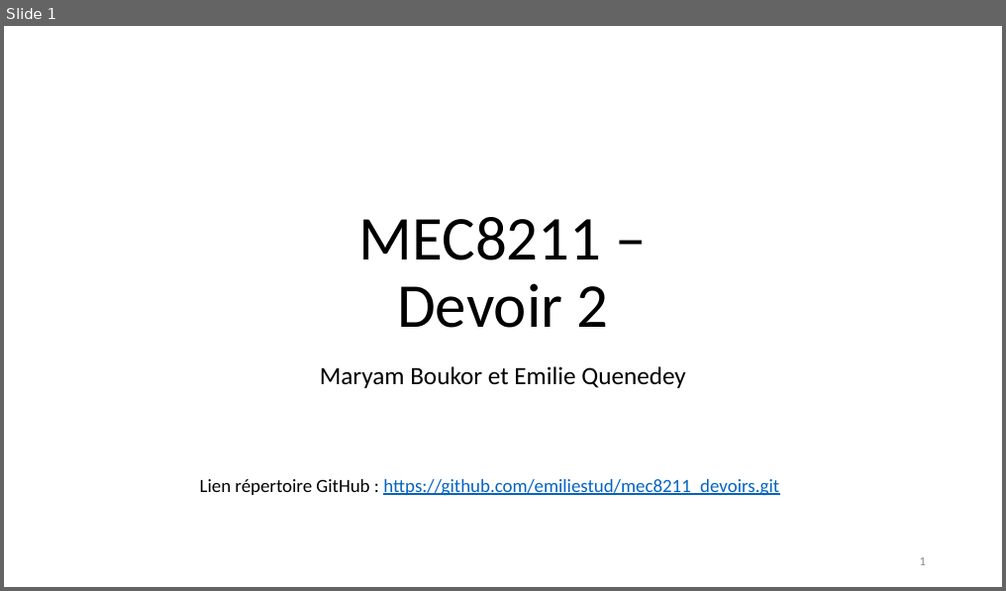
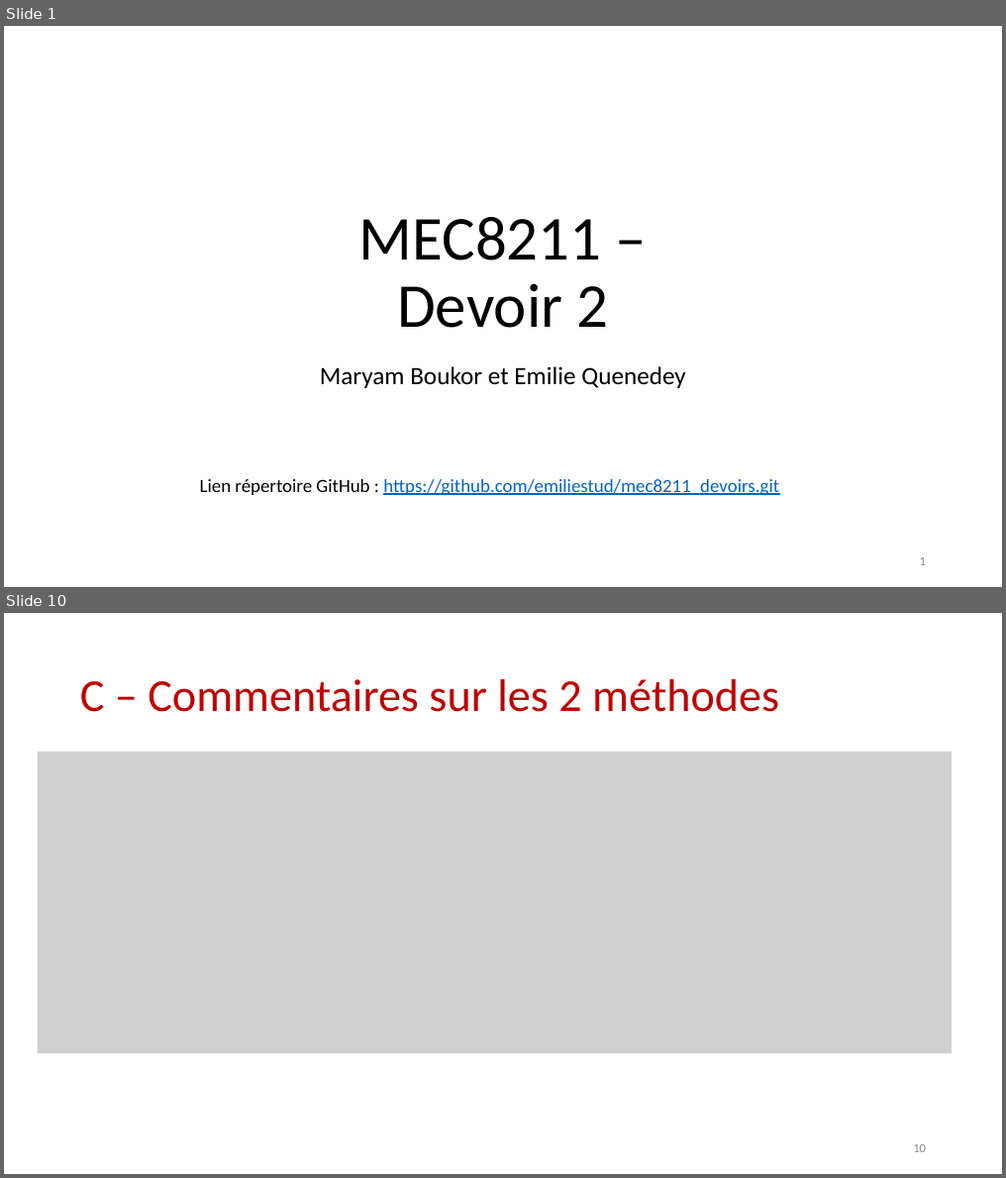
Before and after one commit to emiliestud/mec8211_devoirs, a slide deck: devoir2_presentation.pptx. Shown one above the other, each under a label of ours: slide 1 before the commit, slides 1 and 10 after it; the slides between them are not shown. The pictures are 1006x591 and 1006x1178 pixels, drawn with LibreOffice and Linux fonts; fonts in the diff are those of the drawing; grey boxes stand for pictures. Boxes give left, top, right and bottom in pixels: in the first picture for what was removed or moved away, otherwise in the second. Text is boxed around its words. In the diff, an @@ line names an element or a change of style, - is before the commit and + after.

```diff
--- a/devoir2_presentation.pptx
+++ b/devoir2_presentation.pptx
@@ slide 10 added at (x1=4, y1=613, x2=1002, y2=1174), background #FFFFFF @@
@@ title added at (x1=80, y1=679, x2=779, y2=712), 44 pt, text #C00000 @@
+C – Commentaires sur les 2 méthodes
@@ picture added at (x1=38, y1=752, x2=951, y2=1054) @@
@@ page number added at (x1=913, y1=1145, x2=926, y2=1153), 12 pt, text #8C8C8C @@
+10
```
Also in this commit, not shown: 1 slide changed, 7 other slides added, 3 slides removed.
